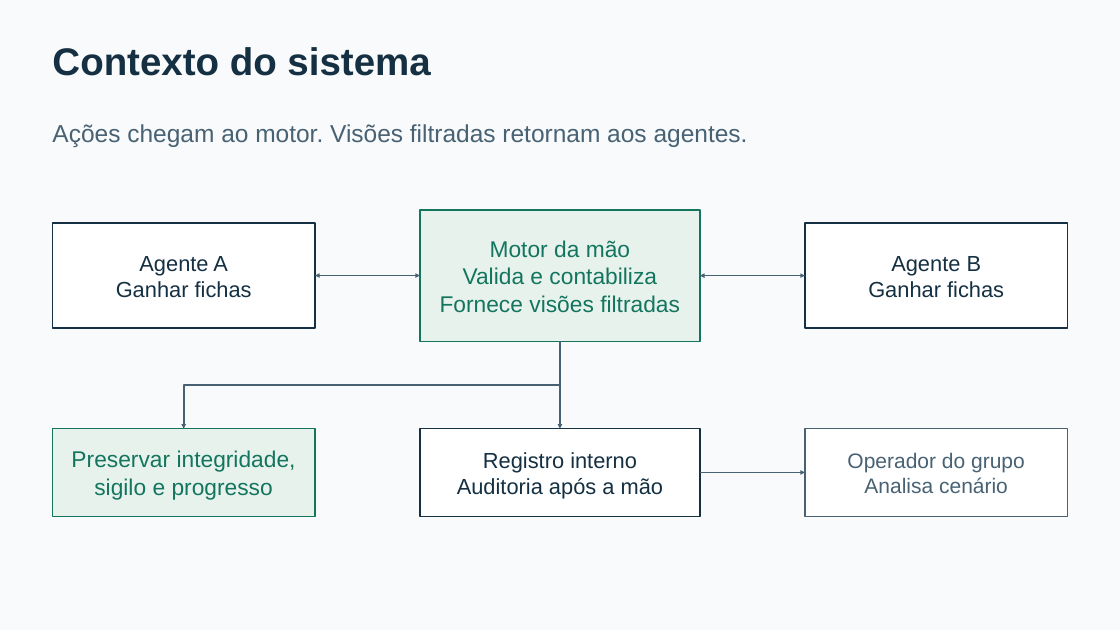
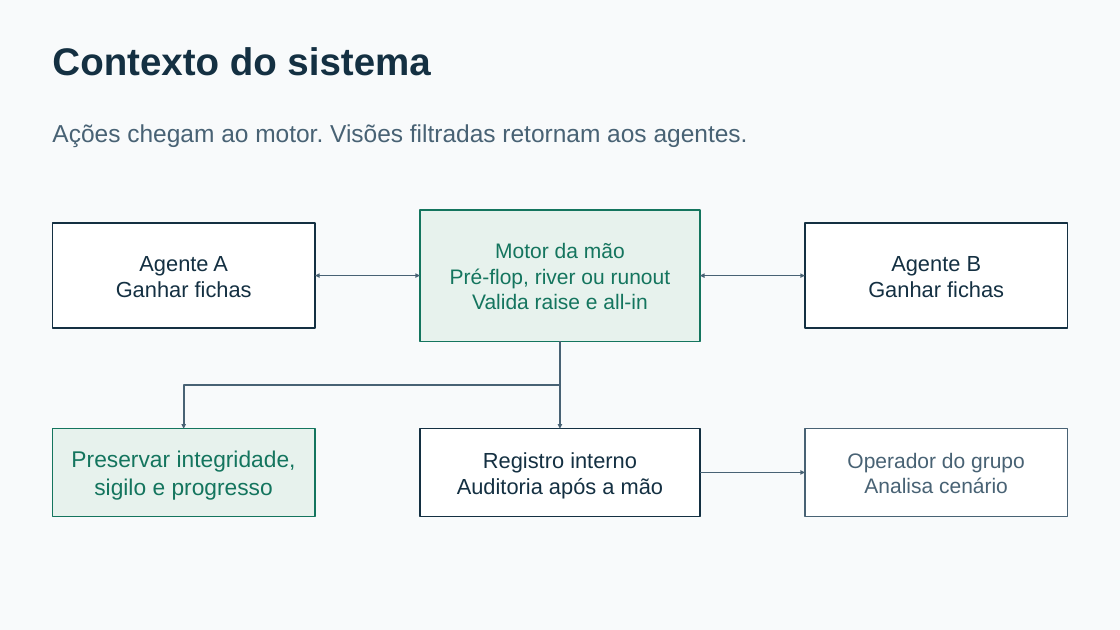
Before and after one commit to rafaelbtorres/Trabalho-1-Analise-de-Sistema-Adversarial, a slide deck: slide 1 of diagramas/diagramas-editaveis.pptx. Drawn at 1120x630 pixels with LibreOffice and Linux fonts; fonts in the diff are those of the drawing. Boxes give left, top, right and bottom in pixels: in the first picture for what was removed or moved away, otherwise in the second. Text is boxed around its words. In the diff, an @@ line names an element or a change of style, - is before the commit and + after.

Commit message:
docs: inclui pré-flop, raise e all-in na análise de poker

```diff
--- a/diagramas/diagramas-editaveis.pptx
+++ b/diagramas/diagramas-editaveis.pptx
@@ text in rectangle at bbox=[450, 268, 670, 309]: text changed; size 19.5 to 18 pt @@
-Valida e contabiliza
-Fornece visões filtradas
+Pré-flop, river ou runout
+Valida raise e all-in
@@ text in rectangle at bbox=[495, 242, 625, 258]: size 19.5 to 18 pt in "Motor da mão" @@
```
Also in this commit, not shown: 2 other slides changed, 16 other files.
